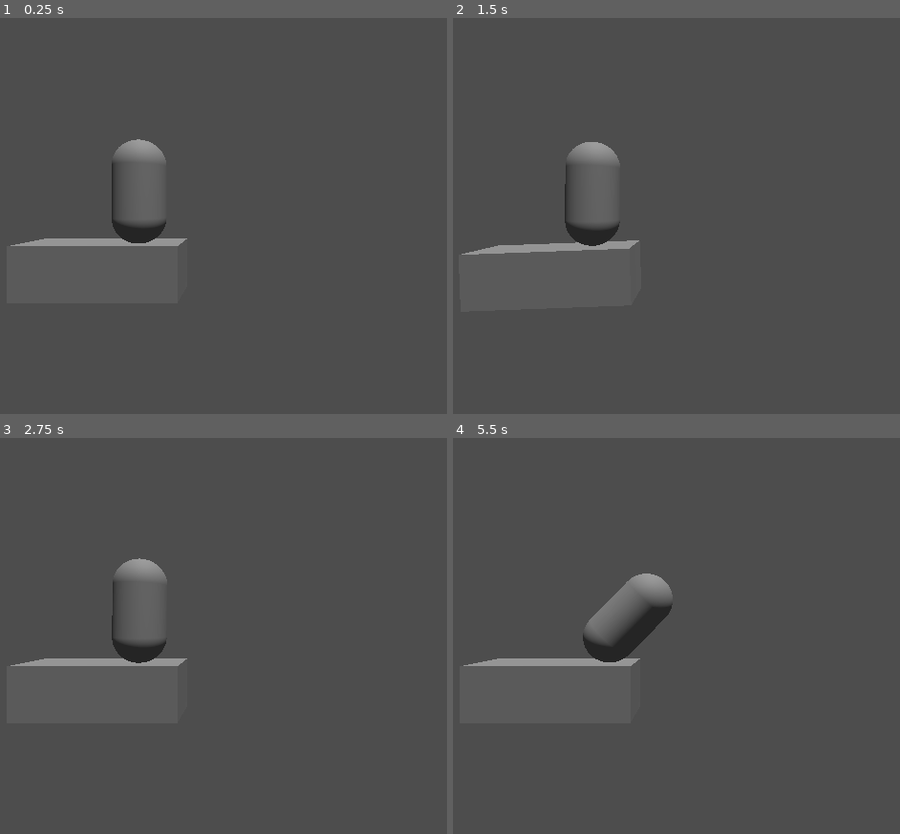
Above: before the commit, frames 1-4 (two rows, left to right).
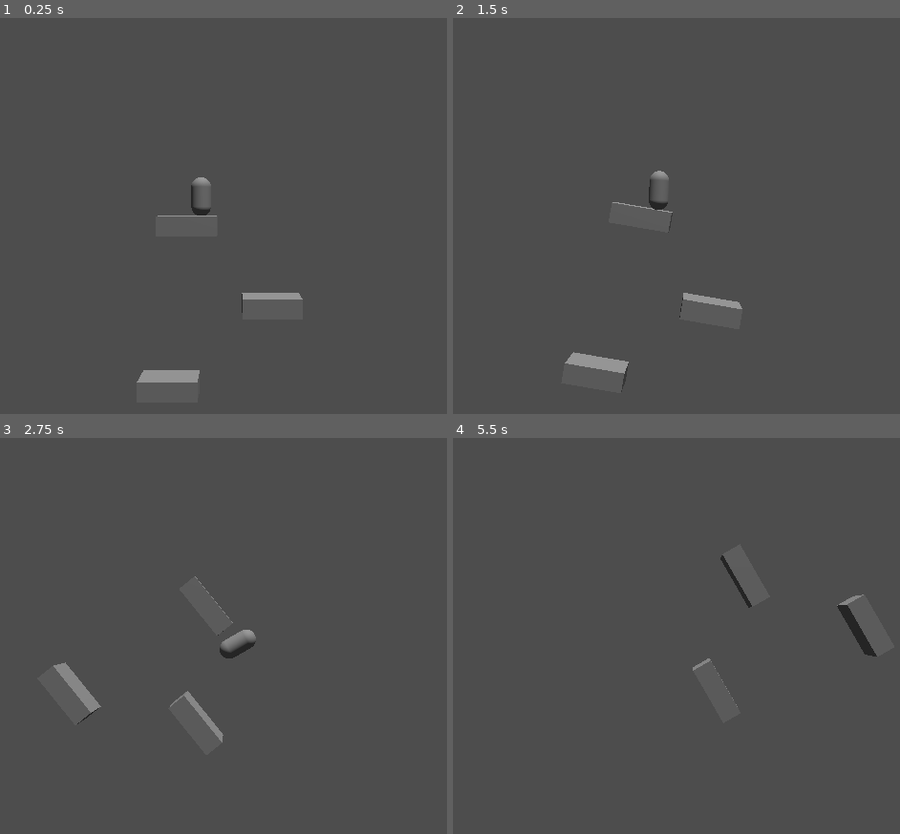
Above: after the commit, the same moments.

Repository: etournity/maybe_down
Game: Godot game, scene res://scenes/main.tscn
The game is run twice, just before and just after one commit, with the same random seed, the same clock (stepped at 60 frames per second) and the same inputs.
Inputs (mouse positions are in pixels of both pictures, inside the frame that each line leads up to):
- Up to frame 1 (0.25 s): no input
- Up to frame 2 (1.5 s): tap Enter at 0.5 s; move the mouse to (859, 176) at 0.52 s; tap Mouse wheel down (left) at 0.6 s; tap Mouse wheel up (right) at 0.8, 1.35 s; tap Space at 1.25 s; move the mouse to (537, 219) at 1.27 s
- Up to frame 3 (2.75 s): tap Mouse wheel down (left) at 1.55, 2.1 s; move the mouse to (312, 525) at 2.02 s; tap Mouse wheel up (right) at 2.3 s
- Up to frame 4 (5.5 s): move the mouse to (654, 707) at 2.77 s; tap Mouse wheel up (right) at 2.85, 3.8, 4.35, 5.3 s; tap Mouse wheel down (left) at 3.05, 3.6, 4.55, 5.1 s; move the mouse to (outside the picture) at 3.52 s; move the mouse to (461, 556) at 4.27 s; move the mouse to (730, 620) at 5.02 s

The runs differ from the first frame. In frame 1, 2.4% of the frame differs, in the area x 2-68%, y 30-93%; in frame 2, 2.4%; in frame 3, 2.4%; in frame 4, 3.1%, in the area x 2-95%, y 29-68%.

Commit message:
brok script

Diff:
--- a/scenes/World.gd
+++ b/scenes/World.gd
@@ -1,19 +1,21 @@
 extends Node3D
 
-
+var npc : RigidBody3D
+var world: Node3D
 # Called when the node enters the scene tree for the first time.
 func _ready():
-	pass # Replace with function body.
+	npc = get_node("Node3D/NPC")
+	world = get_node("World")
 
 
 # Called every frame. 'delta' is the elapsed time since the previous frame.
 func _process(delta):
 
 	if(Input.is_action_just_pressed("left")):
-		rotation.z += lerp_angle(0,180,1 * delta)
+		world.global_transform = npc.global_transform * Transform3D().rotated(Vector3(0,0,1), 10 * delta)
 	if(Input.is_action_just_pressed("right")):
-		rotation.z += lerp_angle(0,-180,1 * delta)
+		world.global_transform = npc.global_transform * Transform3D().rotated(Vector3(0,0,1), -10 *delta)
 
-
+	world.position = Vector3(0,0,0)
 	if(Input.is_action_just_pressed("quit")):
 		get_tree().quit()
--- a/scenes/main.tscn
+++ b/scenes/main.tscn
@@ -1,8 +1,12 @@
-[gd_scene load_steps=7 format=3 uid="uid://7tw7q0wgsivv"]
+[gd_scene load_steps=8 format=3 uid="uid://7tw7q0wgsivv"]
 
 [ext_resource type="Script" path="res://scenes/World.gd" id="1_k8dhs"]
 
 [sub_resource type="Environment" id="Environment_tnlyh"]
+
+[sub_resource type="PhysicsMaterial" id="PhysicsMaterial_nyp13"]
+friction = 0.58
+bounce = 0.3
 
 [sub_resource type="CapsuleShape3D" id="CapsuleShape3D_cmrmf"]
 
@@ -15,6 +19,7 @@
 size = Vector3(3, 1, 1)
 
 [node name="Node3D" type="Node3D"]
+script = ExtResource("1_k8dhs")
 
 [node name="WorldEnvironment" type="WorldEnvironment" parent="."]
 environment = SubResource("Environment_tnlyh")
@@ -23,6 +28,11 @@
 
 [node name="NPC" type="RigidBody3D" parent="Node3D"]
 transform = Transform3D(1, 0, 0, 0, 1, 0, 0, 0, 1, -1.90034, 1.77124, 0)
+axis_lock_linear_z = true
+axis_lock_angular_x = true
+axis_lock_angular_y = true
+physics_material_override = SubResource("PhysicsMaterial_nyp13")
+continuous_cd = true
 
 [node name="CollisionShape3D2" type="CollisionShape3D" parent="Node3D/NPC"]
 shape = SubResource("CapsuleShape3D_cmrmf")
@@ -31,14 +41,13 @@
 mesh = SubResource("CapsuleMesh_6v83a")
 
 [node name="Camera3D" type="Camera3D" parent="Node3D"]
-transform = Transform3D(1, 0, 0, 0, 1, 0, 0, 0, 1, 0, 1.33366, 5.40408)
+transform = Transform3D(1, 0, 0, 0, 1, 0, 0, 0, 1, 0, 1.33366, 14.3209)
 current = true
 
 [node name="DirectionalLight3D" type="DirectionalLight3D" parent="."]
 transform = Transform3D(0.977995, 0.0591246, 0.200075, -0.208629, 0.27716, 0.9379, -4.44089e-16, -0.959003, 0.283396, 0, 0.372378, 0)
 
 [node name="World" type="Node3D" parent="."]
-script = ExtResource("1_k8dhs")
 
 [node name="StaticBody3D" type="StaticBody3D" parent="World"]
 transform = Transform3D(1, 0, 0, 0, 1, 0, 0, 0, 1, -2.57334, 0.0149045, -0.00504446)
@@ -58,11 +67,11 @@
 [node name="MeshInstance3D" type="MeshInstance3D" parent="World/StaticBody3D2/CollisionShape3D"]
 mesh = SubResource("BoxMesh_lk2ei")
 
-[node name="StaticBody3D2" type="StaticBody3D" parent="World/StaticBody3D2"]
-transform = Transform3D(1, 0, 0, 0, 1, 0, 0, 0, 1, -5.23307, -4.11416, -0.00504446)
+[node name="StaticBody3D3" type="StaticBody3D" parent="World"]
+transform = Transform3D(1, 0, 0, 0, 1, 0, 0, 0, 1, -3.532, -8.22832, -0.0100889)
 
-[node name="CollisionShape3D" type="CollisionShape3D" parent="World/StaticBody3D2/StaticBody3D2"]
+[node name="CollisionShape3D" type="CollisionShape3D" parent="World/StaticBody3D3"]
 shape = SubResource("BoxShape3D_scbub")
 
-[node name="MeshInstance3D" type="MeshInstance3D" parent="World/StaticBody3D2/StaticBody3D2/CollisionShape3D"]
+[node name="MeshInstance3D" type="MeshInstance3D" parent="World/StaticBody3D3/CollisionShape3D"]
 mesh = SubResource("BoxMesh_lk2ei")
